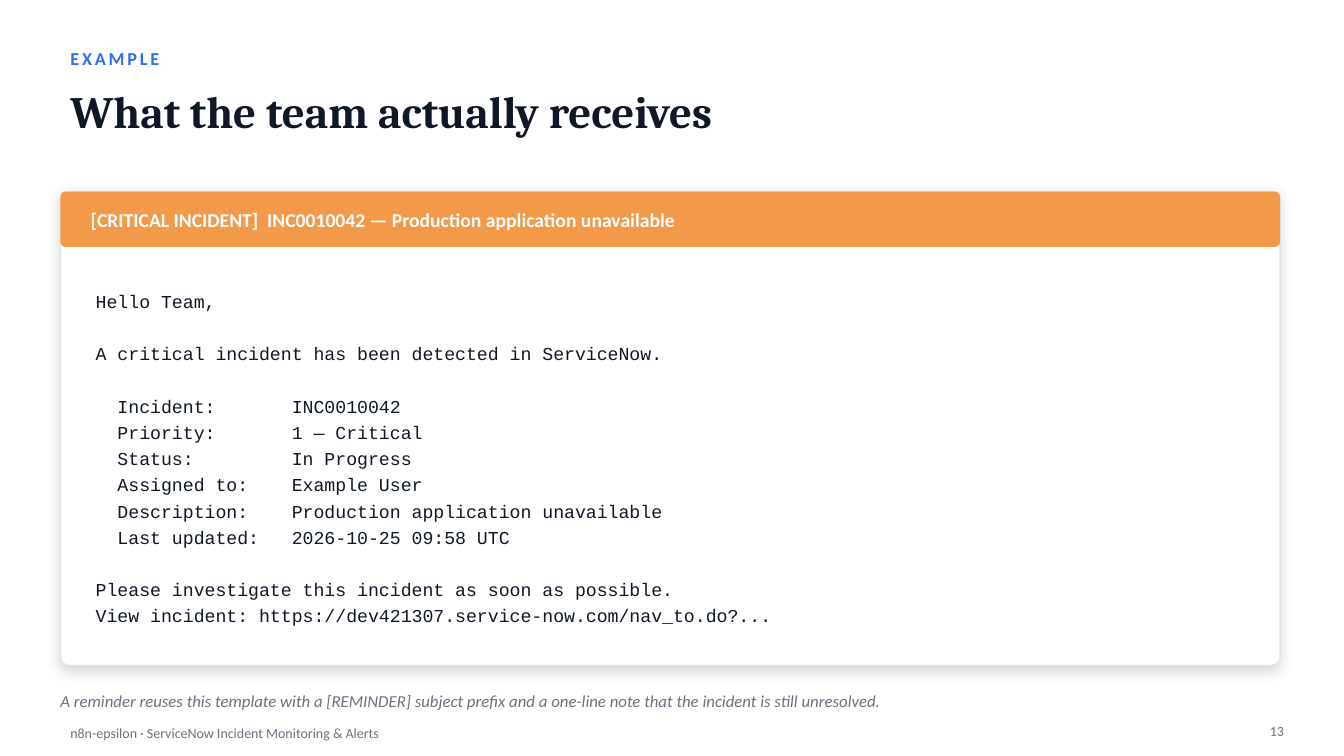
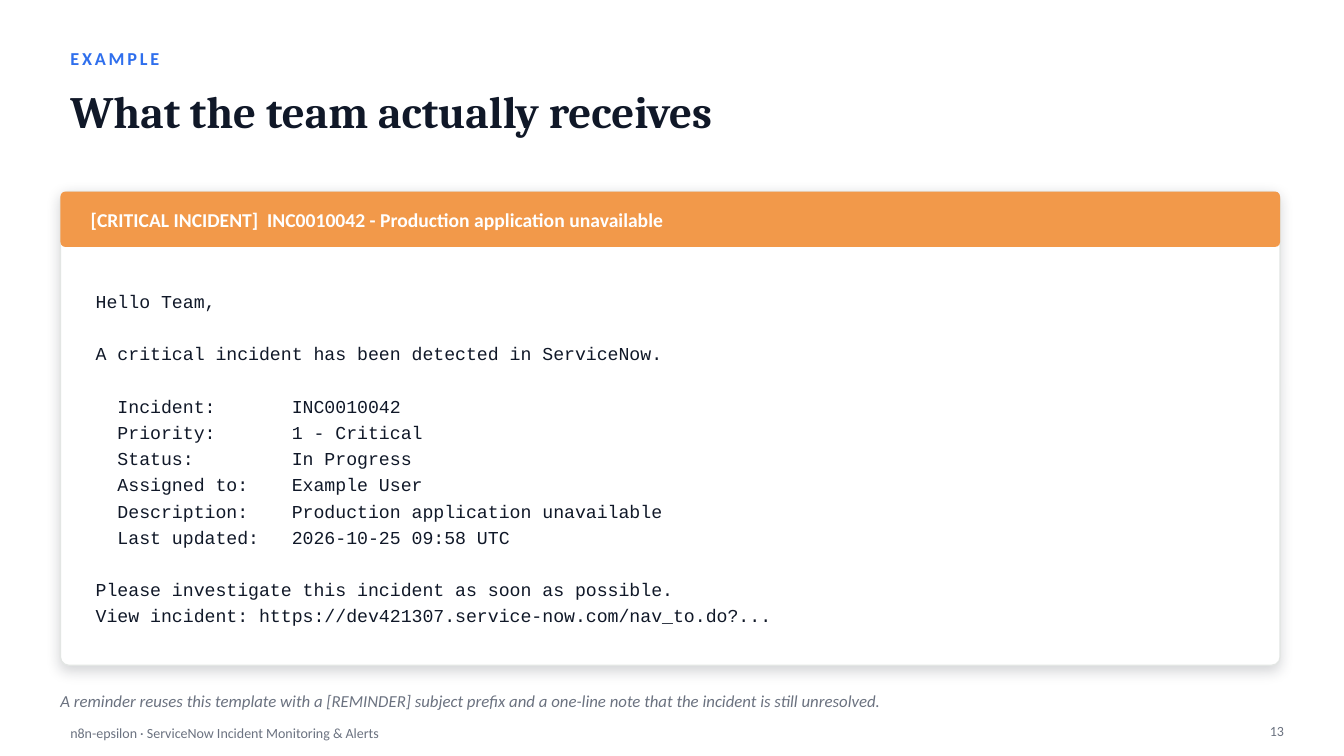
Before and after one commit to Chethan616/n8n-epsilon, a slide deck: slide 13 of n8n-epsilon-detailed.pptx. Drawn at 1344x756 pixels with LibreOffice and Linux fonts; fonts in the diff are those of the drawing. Boxes give left, top, right and bottom in pixels: in the first picture for what was removed or moved away, otherwise in the second. Text is boxed around its words. In the diff, an @@ line names an element or a change of style, - is before the commit and + after.

```diff
--- a/n8n-epsilon-detailed.pptx
+++ b/n8n-epsilon-detailed.pptx
@@ text at (91, 212, 663, 230): text changed @@
-[CRITICAL INCIDENT] INC0010042 — Production application unavailable
+[CRITICAL INCIDENT] INC0010042 - Production application unavailable
@@ text at (292, 426, 422, 439): text changed @@
-Priority: 1 — Critical
+Priority: 1 - Critical
```
Also in this commit, not shown: 13 other slides changed, 1 slide added, 2 slides removed.
